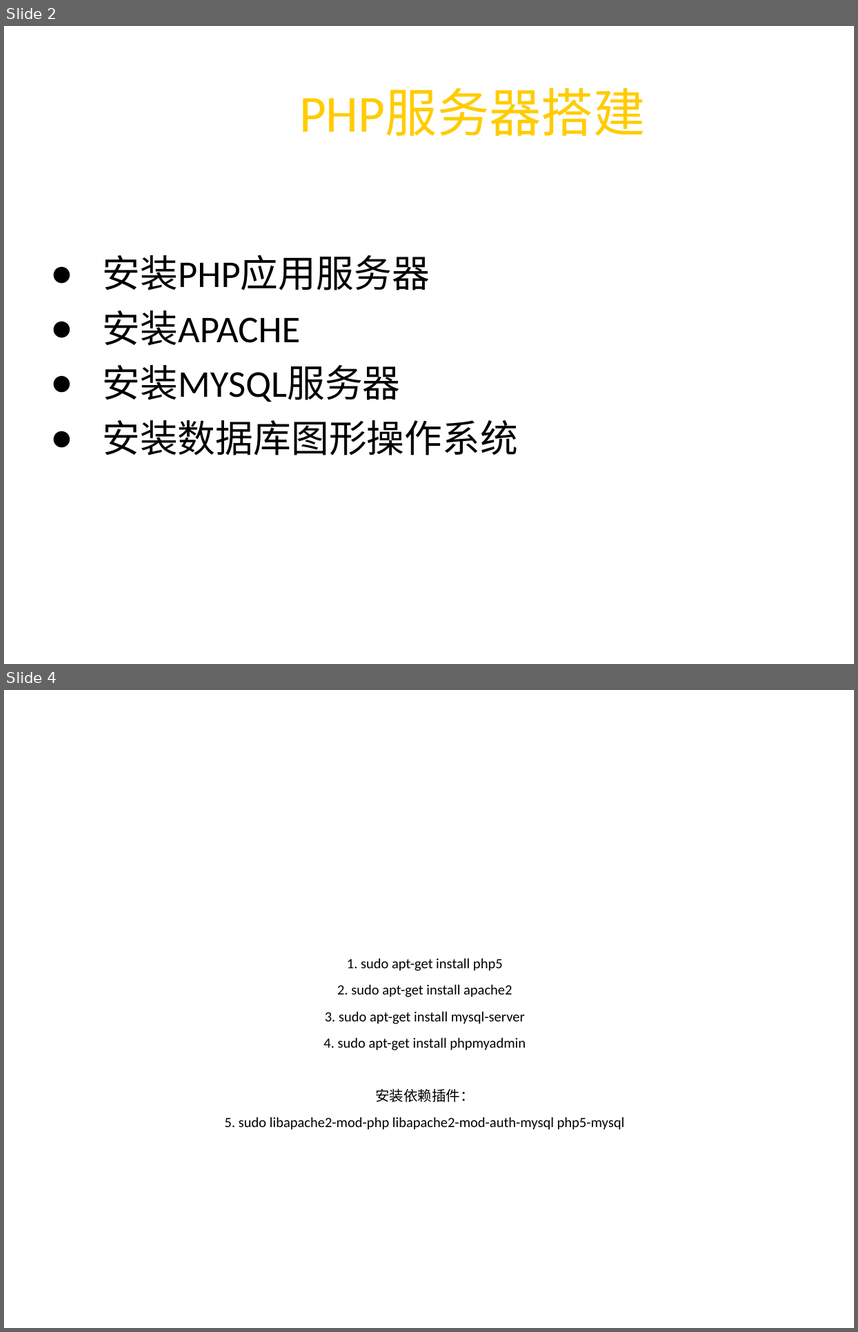
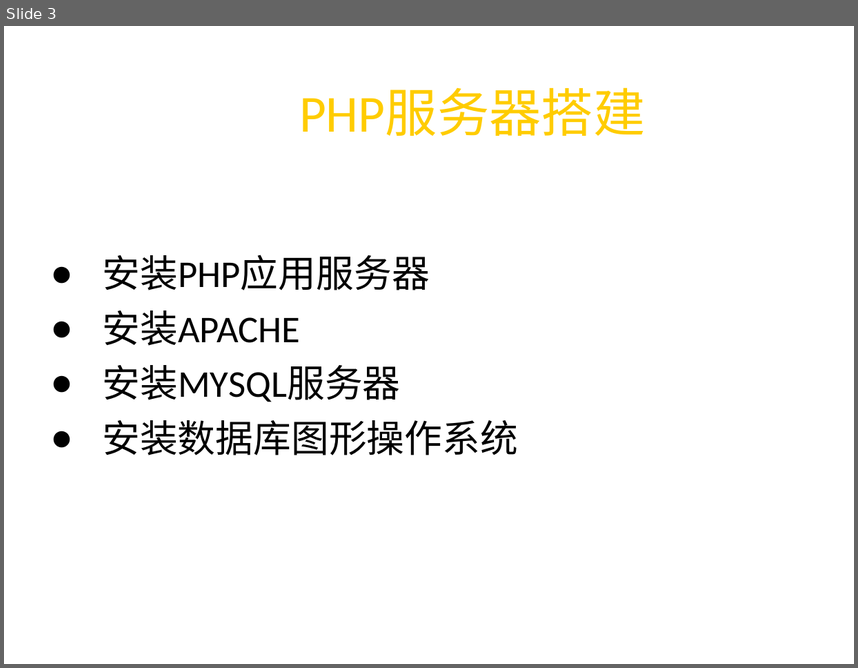
Before and after one commit to QuantaCenter/jscourse, a slide deck: lesson2/lesson2.ppt. Shown one above the other, each under a label of ours: slides 2 and 4 before the commit, slide 3 after it; the slides between them are not shown. The pictures are 858x1332 and 858x668 pixels, drawn with LibreOffice and Linux fonts; fonts in the diff are those of the drawing; background and template pictures are left out. Boxes give left, top, right and bottom in pixels: in the first picture for what was removed or moved away, otherwise in the second. Text is boxed around its words. In the diff, an @@ line names an element or a change of style, - is before the commit and + after.

Commit message:
finish

```diff
--- a/lesson2/lesson2.ppt
+++ b/lesson2/lesson2.ppt
@@ slide 4 removed at [4,690,854,1328], background picture (left out) @@
@@ text removed at [225,958,625,1130] @@
-1. sudo apt-get install php5
-2. sudo apt-get install apache2
-3. sudo apt-get install mysql-server
-4. sudo apt-get install phpmyadmin
-安装依赖插件：
-5. sudo libapache2-mod-php libapache2-mod-auth-mysql php5-mysql
@@ what was slide 2 is now slide 3 @@
```
Also in this commit, not shown: 1 slide changed, 2 slides added.
